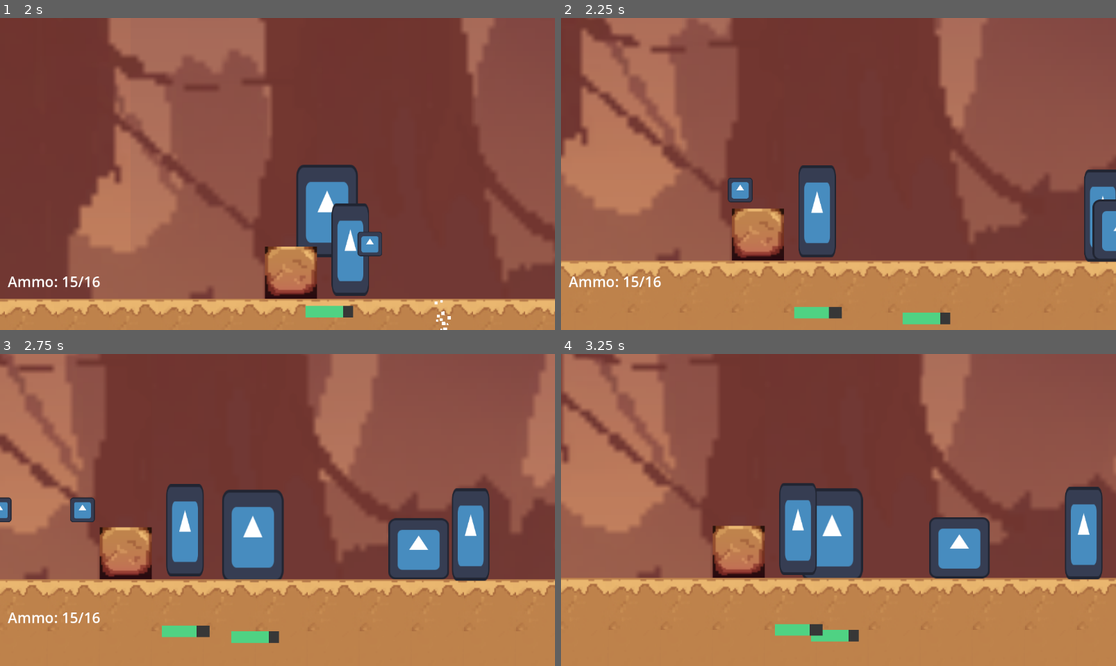
Above: before the commit, frames 1-4 (two rows, left to right).
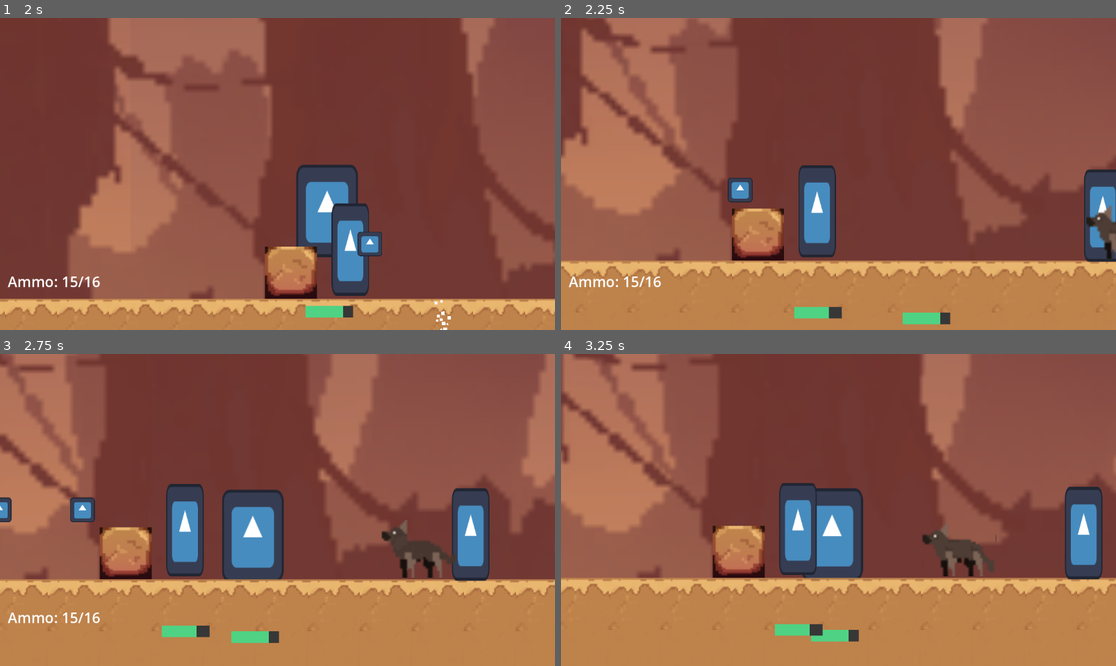
Above: after the commit, the same moments.

Repository: dzfrias/gladiator
Game: Godot game, scene res://scenes/level_playtest.tscn
Two runs of this game, one before a commit and one after it. Both use one fixed random seed, a clock stepped at 60 frames per second and the inputs below. This scene is started directly instead of the project's main scene. The engine's default icon, where the game draws it, is replaced by a stand-in: a white triangle on a blue panel in a dark square.
Inputs (mouse positions are in pixels of both pictures, inside the frame that each line leads up to):
- Up to frame 1 (2 s): move the mouse to (249, 236) at 0.52 s; hold S (crouch) 0.53-1.28 s; hold D (right) from 0.53 s (still down); tap Space (jump) at 0.77, 1.07, 1.52, 1.82 s; move the mouse to (444, 220) at 1.27 s; click (444, 220) at 1.35 s
- Up to frame 2 (2.25 s): move the mouse to (672, 127) at 2.02 s; release D (right) at 2.03 s; hold A (left) from 2.03 s (still down); hold E (roll) from 2.03 s (still down)
- Up to frame 3 (2.75 s): keep holding A (left); keep holding E (roll)
- Up to frame 4 (3.25 s): keep holding A (left); move the mouse to (866, 510) at 2.77 s; release E (roll) at 2.78 s; tap Q (toggle_weapon) at 2.85 s; tap Space (jump) at 3.02 s

Frame 1 is identical in both runs. In frame 2, 0.7% of the frame differs, in the area x 94-100%, y 58-78%; in frame 3, 2.2%, in the area x 68-83%, y 52-73%; in frame 4, 2.2%.
Error in both runs: Invalid assignment of property or key 'position' with value of type 'Vector2' on a base object of type 'Nil'. (res://scripts/player/player.gd:120)

Commit message:
add wolf idle animation

Diff:
--- a/scenes/wolf.tscn
+++ b/scenes/wolf.tscn
@@ -1,12 +1,12 @@
-[gd_scene load_steps=11 format=3 uid="uid://bydm8vffd6nwt"]
+[gd_scene load_steps=22 format=3 uid="uid://bydm8vffd6nwt"]
 
 [ext_resource type="Script" path="res://scripts/enemies/wolf.gd" id="1_4octj"]
-[ext_resource type="Texture2D" uid="uid://dccns2r7l5dx3" path="res://assets/icon.svg" id="1_oje08"]
 [ext_resource type="PackedScene" uid="uid://ch01mb13w86qc" path="res://assets/impact_particles.tscn" id="2_8oh5i"]
 [ext_resource type="Script" path="res://scripts/health.gd" id="2_d7ips"]
 [ext_resource type="Script" path="res://scripts/direction.gd" id="5_cmatn"]
-[ext_resource type="PackedScene" path="res://scenes/platform_detection.tscn" id="6_2w8ig"]
+[ext_resource type="PackedScene" uid="uid://busljhfyyey4s" path="res://scenes/platform_detection.tscn" id="6_2w8ig"]
 [ext_resource type="Script" path="res://scripts/ui/health_bar_creator.gd" id="7_3l162"]
+[ext_resource type="Texture2D" uid="uid://biniqtkgjpujn" path="res://assets/Wolf idle.png" id="8_ssrod"]
 
 [sub_resource type="RectangleShape2D" id="RectangleShape2D_ot88w"]
 size = Vector2(42, 43)
@@ -16,6 +16,89 @@
 
 [sub_resource type="CircleShape2D" id="CircleShape2D_wpl7i"]
 radius = 797.023
+
+[sub_resource type="AtlasTexture" id="AtlasTexture_h7kjo"]
+atlas = ExtResource("8_ssrod")
+region = Rect2(0, 0, 32, 25)
+
+[sub_resource type="AtlasTexture" id="AtlasTexture_wg4us"]
+atlas = ExtResource("8_ssrod")
+region = Rect2(32, 0, 32, 25)
+
+[sub_resource type="AtlasTexture" id="AtlasTexture_6asb3"]
+atlas = ExtResource("8_ssrod")
+region = Rect2(64, 0, 32, 25)
+
+[sub_resource type="AtlasTexture" id="AtlasTexture_sey0b"]
+atlas = ExtResource("8_ssrod")
+region = Rect2(96, 0, 32, 25)
+
+[sub_resource type="AtlasTexture" id="AtlasTexture_4wwl6"]
+atlas = ExtResource("8_ssrod")
+region = Rect2(128, 0, 32, 25)
+
+[sub_resource type="AtlasTexture" id="AtlasTexture_ib20e"]
+atlas = ExtResource("8_ssrod")
+region = Rect2(160, 0, 32, 25)
+
+[sub_resource type="AtlasTexture" id="AtlasTexture_pqeda"]
+atlas = ExtResource("8_ssrod")
+region = Rect2(192, 0, 32, 25)
+
+[sub_resource type="AtlasTexture" id="AtlasTexture_llj57"]
+atlas = ExtResource("8_ssrod")
+region = Rect2(224, 0, 32, 25)
+
+[sub_resource type="AtlasTexture" id="AtlasTexture_olamc"]
+atlas = ExtResource("8_ssrod")
+region = Rect2(256, 0, 32, 25)
+
+[sub_resource type="AtlasTexture" id="AtlasTexture_w5c7y"]
+atlas = ExtResource("8_ssrod")
+region = Rect2(0, 0, 32, 25)
+
+[sub_resource type="SpriteFrames" id="SpriteFrames_th1nn"]
+animations = [{
+"frames": [{
+"duration": 1.0,
+"texture": SubResource("AtlasTexture_h7kjo")
+}, {
+"duration": 1.0,
+"texture": SubResource("AtlasTexture_wg4us")
+}, {
+"duration": 1.0,
+"texture": SubResource("AtlasTexture_6asb3")
+}, {
+"duration": 1.0,
+"texture": SubResource("AtlasTexture_sey0b")
+}, {
+"duration": 1.0,
+"texture": SubResource("AtlasTexture_4wwl6")
+}, {
+"duration": 1.0,
+"texture": SubResource("AtlasTexture_ib20e")
+}, {
+"duration": 1.0,
+"texture": SubResource("AtlasTexture_pqeda")
+}, {
+"duration": 1.0,
+"texture": SubResource("AtlasTexture_llj57")
+}, {
+"duration": 1.0,
+"texture": SubResource("AtlasTexture_olamc")
+}],
+"loop": true,
+"name": &"idle",
+"speed": 10.0
+}, {
+"frames": [{
+"duration": 1.0,
+"texture": SubResource("AtlasTexture_w5c7y")
+}],
+"loop": true,
+"name": &"move",
+"speed": 5.0
+}]
 
 [node name="Wolf" type="CharacterBody2D"]
 collision_layer = 2
@@ -30,11 +113,6 @@
 
 [node name="HealthBarCreator" type="Node" parent="."]
 script = ExtResource("7_3l162")
-
-[node name="Sprite2D" type="Sprite2D" parent="."]
-position = Vector2(0, -5.96046e-08)
-scale = Vector2(0.33, 0.33)
-texture = ExtResource("1_oje08")
 
 [node name="CollisionShape2D" type="CollisionShape2D" parent="."]
 position = Vector2(0, -0.5)
@@ -69,3 +147,9 @@
 
 [node name="PlatformDetection" parent="." instance=ExtResource("6_2w8ig")]
 position = Vector2(0, -91)
+
+[node name="AnimatedSprite2D" type="AnimatedSprite2D" parent="."]
+scale = Vector2(1.6, 1.6)
+sprite_frames = SubResource("SpriteFrames_th1nn")
+animation = &"idle"
+autoplay = "idle"
--- a/scripts/enemies/wolf.gd
+++ b/scripts/enemies/wolf.gd
@@ -40,4 +40,5 @@
 
 func _align_with_direction() -> void:
 	var direction = $Direction.scalar
+	$AnimatedSprite2D.flip_h = direction != 1
 	$AttackBox/CollisionShape2D.position.x = _original_attack_x * direction
Binary file added: assets/Wolf idle.png
Not shown, added: assets/Wolf idle.png.import
